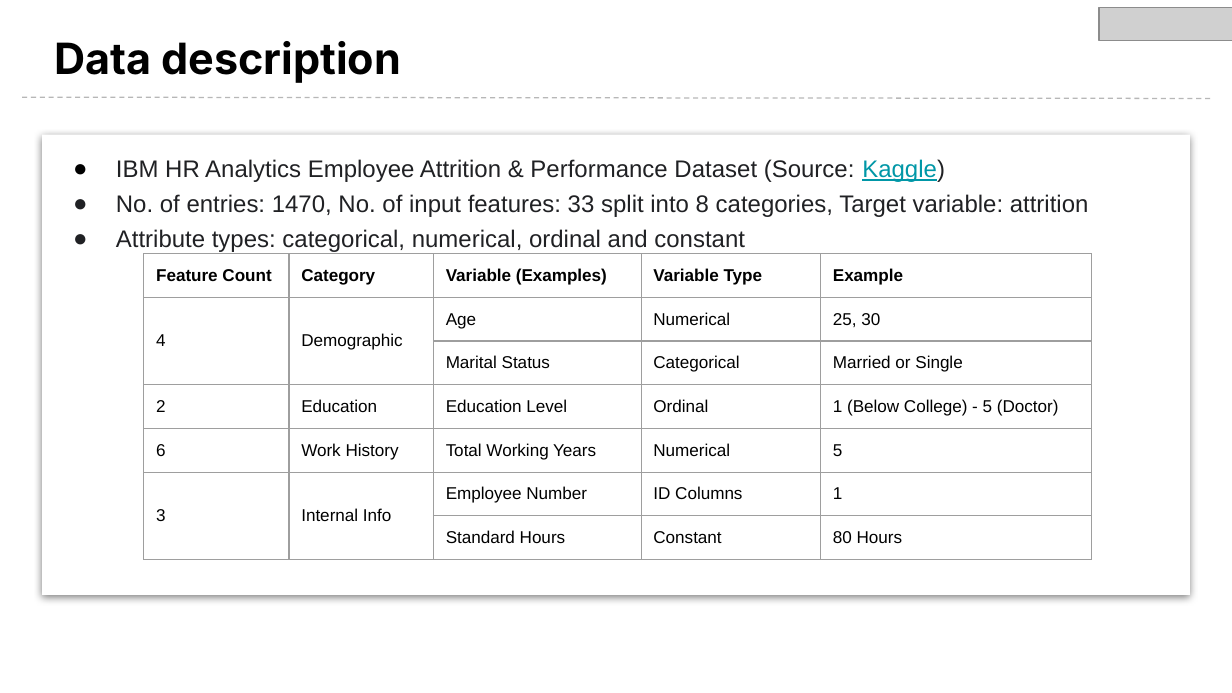
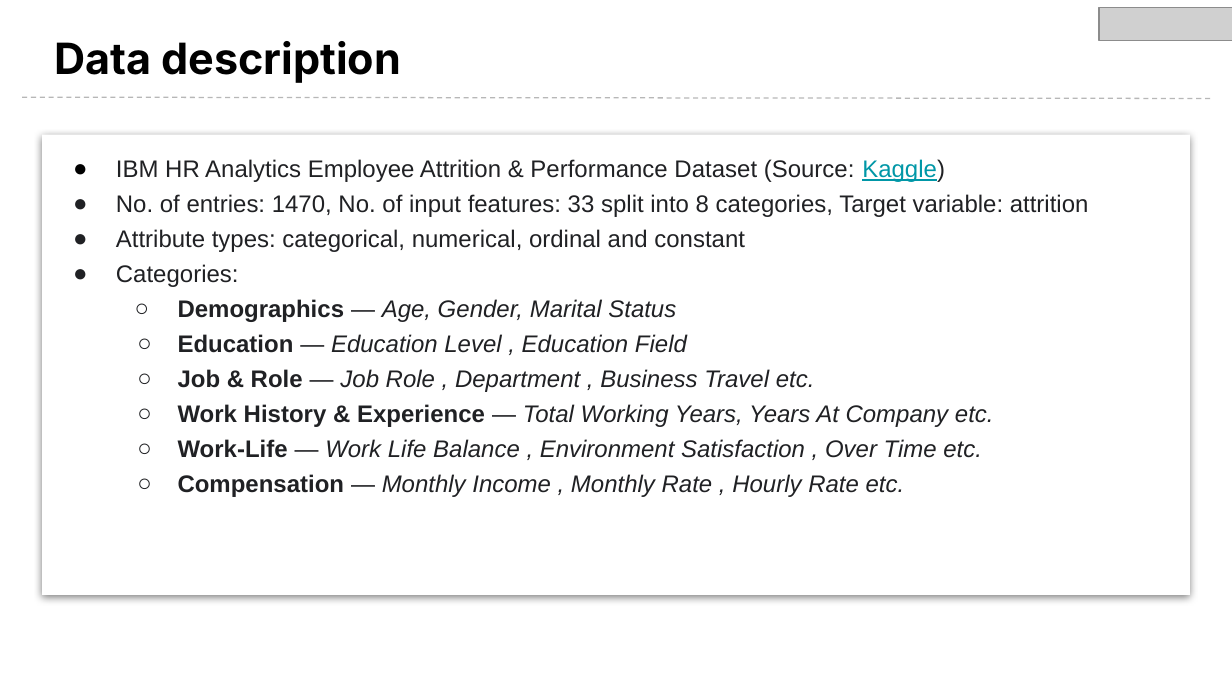
Before and after one commit to ShivamJDS/attrition-predictor, a slide deck: slide 3 of taoiq.pptx. Drawn at 1232x693 pixels with LibreOffice and Linux fonts; fonts in the diff are those of the drawing; grey boxes stand for pictures; background and template pictures are left out. Boxes give left, top, right and bottom in pixels: in the first picture for what was removed or moved away, otherwise in the second. Text is boxed around its words. In the diff, an @@ line names an element or a change of style, - is before the commit and + after.

```diff
--- a/taoiq.pptx
+++ b/taoiq.pptx
@@ text at [116,264,994,497]: paragraphs added @@
+● Categories:
+  ○ Demographics — Age, Gender, Marital Status
+  ○ Education — Education Level , Education Field
+  ○ Job & Role — Job Role , Department , Business Travel etc.
+  ○ Work History & Experience — Total Working Years, Years At Company etc.
+  ○ Work-Life — Work Life Balance , Environment Satisfaction , Over Time etc.
+  ○ Compensation — Monthly Income , Monthly Rate , Hourly Rate etc.
@@ table removed at [144,254,1093,658], 7 rows, 5 columns @@
-Feature Count | Category | Variable (Examples) | Variable Type | Example
-4 | Demographic | Age | Numerical | 25, 30
- |  | Marital Status | Categorical | Married or Single
-2 | Education | Education Level | Ordinal | 1 (Below College) - 5 (Doctor)
-6 | Work History | Total Working Years | Numerical | 5
-3 | Internal Info | Employee Number | ID Columns | 1
- |  | Standard Hours | Constant | 80 Hours
```
Also in this commit, not shown: 2 other slides changed, 8 slides added, 5 slides removed, 2 other files.
